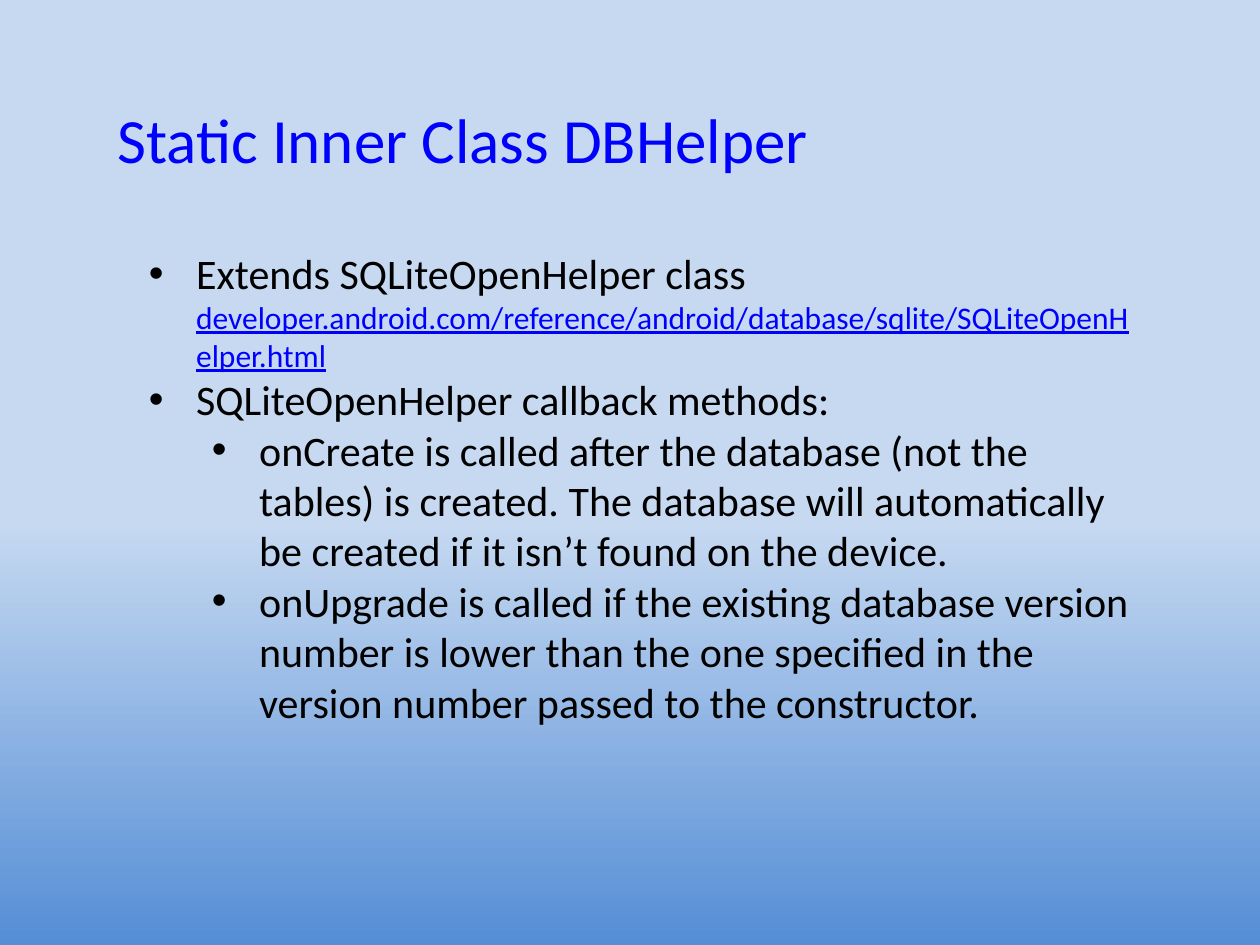
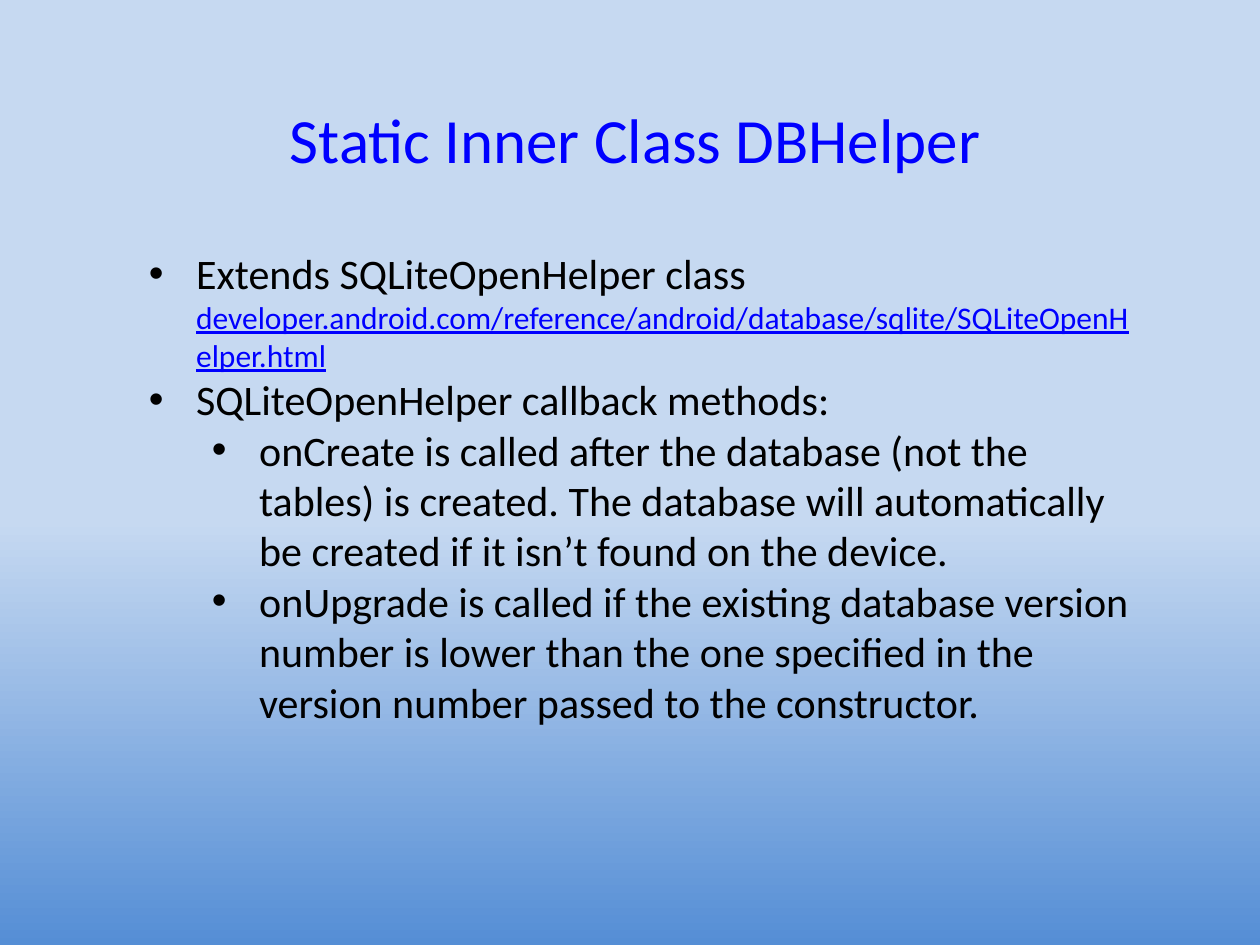
Before and after one commit to UO-CIS/CIS399Android-CourseMaterials, a slide deck: slide 20 of Notes and Slides/CIS399Wk3Day3-SQLIteDatabases.pptx. Drawn at 1260x945 pixels with LibreOffice and Linux fonts; fonts in the diff are those of the drawing. Boxes give left, top, right and bottom in pixels: in the first picture for what was removed or moved away, otherwise in the second. Text is boxed around its words. In the diff, an @@ line names an element or a change of style, - is before the commit and + after.

```diff
--- a/Notes and Slides/CIS399Wk3Day3-SQLIteDatabases.pptx
+++ b/Notes and Slides/CIS399Wk3Day3-SQLIteDatabases.pptx
@@ text "Static Inner Class DBHelper" at [290,119,980,173]: alignment left to centre @@
```
Also in this commit, not shown: 6 other slides changed, 2 other files.
